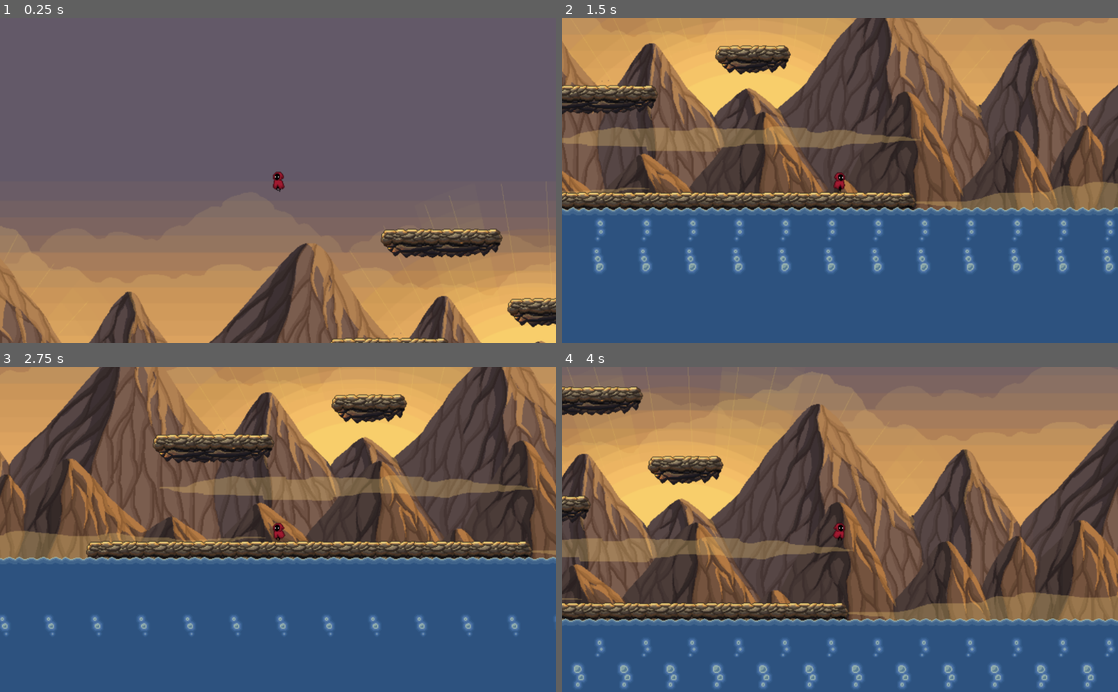
Above: before the commit, frames 1-4 (two rows, left to right).
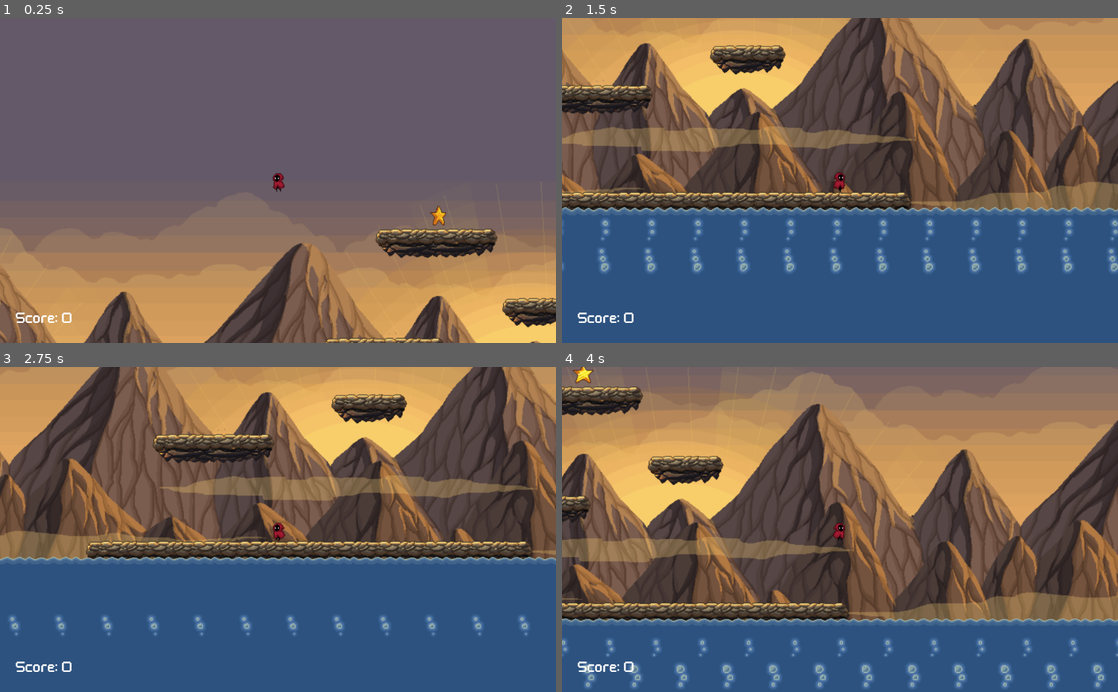
Above: after the commit, the same moments.

Repository: MisterSim8/Fiery-Mountain
Game: Godot game, scene res://scenes/main.tscn
The game is run twice, just before and just after one commit, with the same random seed, the same clock (stepped at 60 frames per second) and the same inputs. The project has no main scene, so this scene is started directly.
Inputs:
- Up to frame 1 (0.25 s): no input
- Up to frame 2 (1.5 s): hold D (right) from 0.53 s (still down); tap W (jump) at 0.77 s
- Up to frame 3 (2.75 s): tap W (jump) at 1.52 s; release D (right) at 2.03 s; hold A (left) from 2.03 s (still down)
- Up to frame 4 (4 s): release A (left) at 2.78 s; hold D (right) from 2.78 s (still down); tap W (jump) at 3.02, 3.77 s

The runs differ from the first frame. In frame 1, 6.0% of the frame differs, in the area x 0-100%, y 47-100%; in frame 2, 19%, in the area x 0-100%, y 0-94%; in frame 3, 2.2%; in frame 4, 4.5%.
Error after the commit: Parse Error: Unexpected token: '$': (res://scripts/main.gd:14)

Commit message:
implémentation du area2D score

Diff:
--- a/godot-project/project.godot
+++ b/godot-project/project.godot
@@ -11,6 +11,12 @@
 [application]
 
 config/name="Fiery Mountain"
+
+[display]
+
+window/size/resizable=false
+window/size/test_width=1024
+window/size/test_height=600
 
 [gui]
 
--- /dev/null
+++ b/godot-project/scenes/GUI.tscn
@@ -0,0 +1,37 @@
+[gd_scene load_steps=5 format=2]
+
+[ext_resource path="res://assets/themes/FlatUI/kenneyUI.tres" type="Theme" id=1]
+[ext_resource path="res://assets/themes/fonts/wellbutrin/Welbut__.ttf" type="DynamicFontData" id=2]
+
+[sub_resource type="DynamicFont" id=1]
+size = 24
+font_data = ExtResource( 2 )
+
+[sub_resource type="DynamicFont" id=2]
+size = 24
+font_data = ExtResource( 2 )
+
+[node name="GUI" type="CanvasLayer"]
+
+[node name="HBoxScore" type="HBoxContainer" parent="."]
+margin_left = 28.0
+margin_top = 510.0
+margin_right = 158.0
+margin_bottom = 598.0
+theme = ExtResource( 1 )
+custom_constants/separation = 6
+
+[node name="scoreTitre" type="Label" parent="HBoxScore"]
+margin_top = 27.0
+margin_right = 79.0
+margin_bottom = 61.0
+custom_fonts/font = SubResource( 1 )
+text = "Score:"
+
+[node name="scoreData" type="Label" parent="HBoxScore"]
+margin_left = 85.0
+margin_top = 27.0
+margin_right = 105.0
+margin_bottom = 61.0
+custom_fonts/font = SubResource( 2 )
+text = "0"
--- a/godot-project/scenes/Player.tscn
+++ b/godot-project/scenes/Player.tscn
@@ -1,8 +1,9 @@
-[gd_scene load_steps=40 format=2]
+[gd_scene load_steps=41 format=2]
 
 [ext_resource path="res://assets/AnimationSheet_Character.png" type="Texture" id=1]
 [ext_resource path="res://assets/AnimationSheet_Character - FlipH.png" type="Texture" id=2]
 [ext_resource path="res://scripts/Player.gd" type="Script" id=3]
+[ext_resource path="res://scenes/GUI.tscn" type="PackedScene" id=4]
 
 [sub_resource type="AtlasTexture" id=16]
 flags = 4
@@ -211,6 +212,7 @@
 [node name="AnimatedSprite" type="AnimatedSprite" parent="."]
 frames = SubResource( 5 )
 animation = "default-walk-left"
+frame = 5
 playing = true
 __meta__ = {
 "_edit_lock_": true
@@ -226,3 +228,5 @@
 [node name="Camera2D" type="Camera2D" parent="."]
 current = true
 zoom = Vector2( 0.75, 0.75 )
+
+[node name="GUI" parent="." instance=ExtResource( 4 )]
--- a/godot-project/scenes/niveau.tscn
+++ b/godot-project/scenes/niveau.tscn
@@ -6,6 +6,7 @@
 [ext_resource path="res://assets/Mountain-platformer-pixel-art-tileset/PNG/Background/bright/Background.png" type="Texture" id=4]
 [ext_resource path="res://assets/Mountain-platformer-pixel-art-tileset/PNG/Background/bright/rocks3.png" type="Texture" id=5]
 [ext_resource path="res://scenes/platform2.tscn" type="PackedScene" id=6]
+[ext_resource path="res://scenes/star.tscn" type="PackedScene" id=7]
 [ext_resource path="res://scripts/niveau.gd" type="Script" id=8]
 
 [sub_resource type="RectangleShape2D" id=1]
@@ -23,18 +24,17 @@
 [sub_resource type="RectangleShape2D" id=5]
 extents = Vector2( 302.375, 213.75 )
 
-[node name="niveau" type="Node2D"]
+[node name="niveau" type="Node"]
 script = ExtResource( 8 )
 
 [node name="Player" parent="." instance=ExtResource( 1 )]
-position = Vector2( 34, 49 )
+position = Vector2( 41, 49 )
+z_index = 2
 collision_layer = 4
 collision_mask = 0
 
-[node name="initialPlatform3" parent="." instance=ExtResource( 2 )]
-position = Vector2( 92, 364 )
-
 [node name="background" type="StaticBody2D" parent="."]
+z_index = 1
 collision_mask = 4
 __meta__ = {
 "_edit_lock_": true
@@ -129,8 +129,15 @@
 "_edit_lock_": true
 }
 
+[node name="Platform3" parent="." instance=ExtResource( 2 )]
+position = Vector2( 92, 364 )
+__meta__ = {
+"_edit_lock_": true
+}
+
 [node name="water" type="StaticBody2D" parent="."]
 position = Vector2( 16, 527 )
+z_index = 2
 collision_layer = 2
 collision_mask = 4
 
@@ -142,3 +149,9 @@
 margin_right = 40.0
 margin_bottom = 40.0
 color = Color( 0.180392, 0.32549, 0.501961, 1 )
+
+[node name="star" parent="." instance=ExtResource( 7 )]
+position = Vector2( 262, 208 )
+z_index = 2
+
+[connection signal="body_entered" from="star" to="." method="_on_star_body_entered"]
--- a/godot-project/scenes/platform1.tscn
+++ b/godot-project/scenes/platform1.tscn
@@ -11,6 +11,7 @@
 height = 30.0
 
 [node name="platform1" type="StaticBody2D"]
+z_index = 1
 collision_mask = 4
 
 [node name="ground" type="TileMap" parent="."]
--- a/godot-project/scenes/platform2.tscn
+++ b/godot-project/scenes/platform2.tscn
@@ -7,6 +7,7 @@
 height = 66.0
 
 [node name="platform2" type="StaticBody2D"]
+z_index = 1
 collision_mask = 4
 
 [node name="ground" type="TileMap" parent="."]
--- a/godot-project/scenes/platform3.tscn
+++ b/godot-project/scenes/platform3.tscn
@@ -7,6 +7,7 @@
 height = 132.0
 
 [node name="platform3" type="StaticBody2D"]
+z_index = 1
 collision_mask = 4
 
 [node name="ground" type="TileMap" parent="."]
--- /dev/null
+++ b/godot-project/scenes/star.tscn
@@ -0,0 +1,35 @@
+[gd_scene load_steps=13 format=2]
+
+[ext_resource path="res://assets/Mountain-platformer-pixel-art-tileset/PNG/items/Star/star4.png" type="Texture" id=1]
+[ext_resource path="res://assets/Mountain-platformer-pixel-art-tileset/PNG/items/Star/star3.png" type="Texture" id=2]
+[ext_resource path="res://assets/Mountain-platformer-pixel-art-tileset/PNG/items/Star/star7.png" type="Texture" id=3]
+[ext_resource path="res://assets/Mountain-platformer-pixel-art-tileset/PNG/items/Star/star9.png" type="Texture" id=4]
+[ext_resource path="res://assets/Mountain-platformer-pixel-art-tileset/PNG/items/Star/star8.png" type="Texture" id=5]
+[ext_resource path="res://assets/Mountain-platformer-pixel-art-tileset/PNG/items/Star/star5.png" type="Texture" id=6]
+[ext_resource path="res://assets/Mountain-platformer-pixel-art-tileset/PNG/items/Star/star1.png" type="Texture" id=7]
+[ext_resource path="res://assets/Mountain-platformer-pixel-art-tileset/PNG/items/Star/star10.png" type="Texture" id=8]
+[ext_resource path="res://assets/Mountain-platformer-pixel-art-tileset/PNG/items/Star/star6.png" type="Texture" id=9]
+[ext_resource path="res://assets/Mountain-platformer-pixel-art-tileset/PNG/items/Star/star2.png" type="Texture" id=10]
+
+[sub_resource type="SpriteFrames" id=1]
+animations = [ {
+"frames": [ ExtResource( 7 ), ExtResource( 10 ), ExtResource( 2 ), ExtResource( 1 ), ExtResource( 6 ), ExtResource( 9 ), ExtResource( 3 ), ExtResource( 5 ), ExtResource( 4 ), ExtResource( 8 ) ],
+"loop": true,
+"name": "default",
+"speed": 5.0
+} ]
+
+[sub_resource type="RectangleShape2D" id=2]
+extents = Vector2( 14.5, 13.5 )
+
+[node name="star" type="Area2D"]
+collision_mask = 4
+
+[node name="AnimatedSprite" type="AnimatedSprite" parent="."]
+frames = SubResource( 1 )
+frame = 4
+playing = true
+
+[node name="area" type="CollisionShape2D" parent="."]
+position = Vector2( -0.5, -0.5 )
+shape = SubResource( 2 )
--- a/godot-project/scripts/main.gd
+++ b/godot-project/scripts/main.gd
@@ -9,6 +9,10 @@
 onready var scenePlatformDeux = preload("res://scenes/platform2.tscn")
 onready var scenePlatformTrois = preload("res://scenes/platform3.tscn")
 #FIN SCENES
+
+#CONNECT
+$niveau.connect("")
+#FIN CONNECT
 
 
 # Called when the node enters the scene tree for the first time.
--- a/godot-project/scripts/niveau.gd
+++ b/godot-project/scripts/niveau.gd
@@ -1,7 +1,16 @@
-extends Node2D
+extends Node
 
 #SCENES
 onready var sceneEau = preload("res://scenes/water.tscn")
+onready var scenePlatformUn = preload("res://scenes/platform1.tscn")
+onready var scenePlatformDeux = preload("res://scenes/platform2.tscn")
+onready var scenePlatformTrois = preload("res://scenes/platform3.tscn")
+
+const platformYGap = 50 # la constante de distance en y entre les plateformes
+const platformXMinOffset = 30 # la constante de distance minimale en x entre chaque paire de plateformes
+const platformXMaxOffset = 50 # la constante de distance minimale en x entre chaque paire de plateformes
+
+var scoreJoueur = 0
 #FIN SCENES
 
 # VAR EAU
@@ -18,7 +27,6 @@
 var yOffset = 0
 var debutEauX = 0
 #FIN VAR EAU
-
 
 # Called when the node enters the scene tree for the first time.
 func _ready():
@@ -41,7 +49,7 @@
 func initWater():
 	#on assigne les valeurs aux variables de l'eau
 	bodyEau = $".".get_node("water")
-	groundSize = ($".".get_node("background/groundArea/area").get_shape().extents.x) * 6
+	groundSize = ($".".get_node("background/groundArea/area").get_shape().extents.x) * 9
 	depth = ($".".get_node("background/groundArea/area").get_shape().extents.y) * 4
 
 	var instanceSizeEauX = sceneEau.instance()
@@ -81,3 +89,6 @@
 
 	#ré-ajustement collision de l'eau
 	$".".get_node("water/collider").position.y = $".".get_node("water/collider").get_shape().extents.y+yOffset
+
+func _on_star_body_entered(body):
+	print("scored!")
Not shown: 1 places in godot-project/scenes/niveau.tscn that only renumber resources
